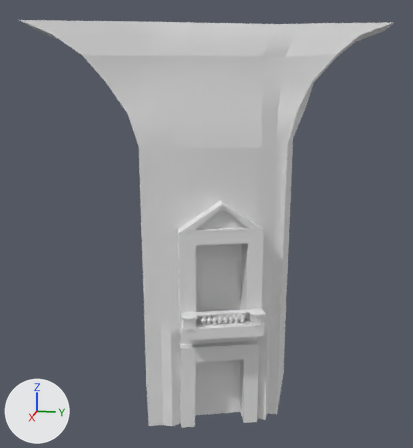
A saved change to the OBJ model Seattle Indie Slow Jam 2023/Assets/Models/Atrium_MainColumn_Right.obj.
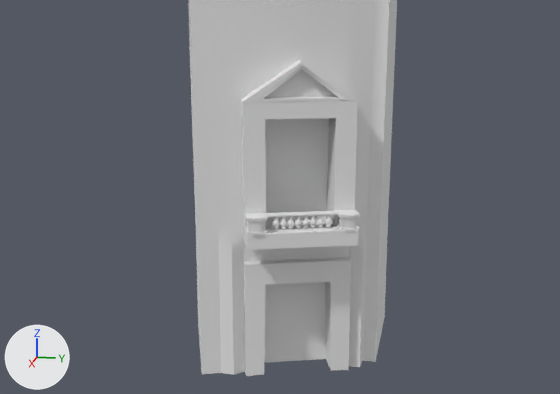
Old and new are each drawn whole from a 50 mm lens placed at (2209.0, -615.0, 4156.0), pointed at (-2549.0, -1566.0, 2967.0) and again close up from a 50 mm lens placed at (2355.0, -586.0, 3556.0), pointed at (-2032.0, -1464.0, 2459.0). Lighting does not change. The marker at lower left points along +X, +Y and +Z. Where no turn or scale is listed for an object, it has been applied to the vertices. Vertices at the same position are counted once.

In view in the first close-up: 'Atrium_MainColumn_Right'.
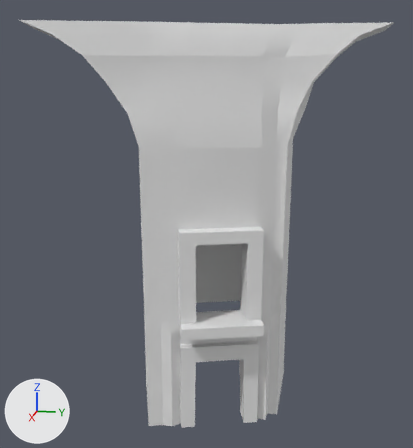
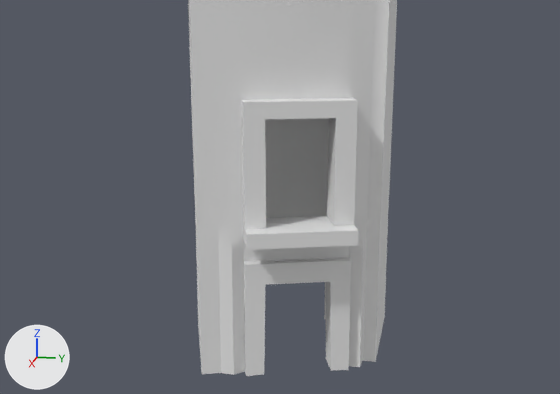
Where the change shows, as pixel boxes [x1, y1, x2, y2] in the close-ups (560 x 394 px):
part 1 of me_atrium_maincolumn_right, deleted: before [241, 60, 360, 235]
part 2 of me_atrium_maincolumn_right, deleted: before [264, 118, 329, 363]

The change in detail:
me_atrium_maincolumn_right is used by ob_atrium_maincolumn_right; location (0.0, 0.0, 0.0).
Verts and faces of me_atrium_maincolumn_right; kept vertices keep their numbers, new ones are numbered from 9673.
Before the commit, vertices of me_atrium_maincolumn_right: 29 (-3067.0, -1330.0, 2075.0), 30 (-3067.0, -1330.0, 1270.0), 33 (-2853.0, -1960.0, 2075.0), 34 (-2853.0, -1960.0, 1270.0), 56 (-2250.0, -1632.0, 1273.0).
Before the commit, vertices of me_atrium_maincolumn_right: 57 (-2253.0, -1622.0, 1880.0), 58 (-2388.0, -1223.0, 1273.0) at pixel (325, 358), 59 (-2384.0, -1235.0, 1880.0), 100 (-2383.0, -1231.0, 2262.0) at pixel (326, 215), 101 (-2250.0, -1622.0, 2262.0).
Before the commit, vertices of me_atrium_maincolumn_right: 102 (-2384.0, -1228.0, 2917.0), 103 (-2249.0, -1625.0, 2917.0).
me_atrium_maincolumn_right had 9673 vertices, 8075 faces and spanned x -3227.0..-1852.0, y -3039.0..-118.0, z 1270.0..4606.0.
me_atrium_maincolumn_right now has 185 vertices, 161 faces and spans x -3227.0..-1852.0, y -3039.0..-118.0, z 1270.0..4606.0.
me_atrium_maincolumn_right part 1: 13 loose pieces with 9488 vertices, spanning x -2364.0..-1888.0, y -1729.0..-995.0, z 2257.0..3249.0, are deleted.
Part 2, on me_atrium_maincolumn_right:
Faces deleted: (29, 30, 34, 33), (56, 58, 59, 57), (100, 102, 103, 101).
